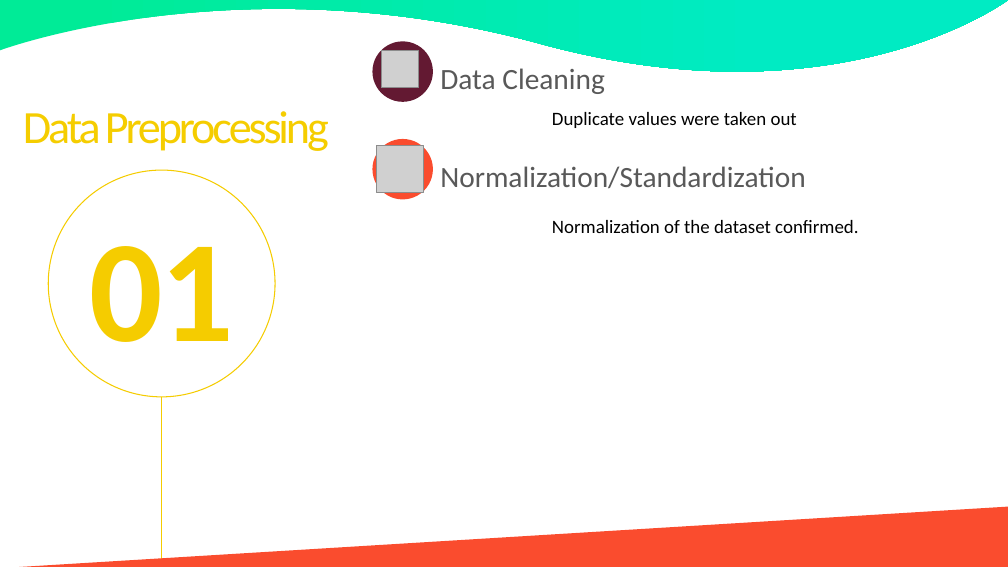
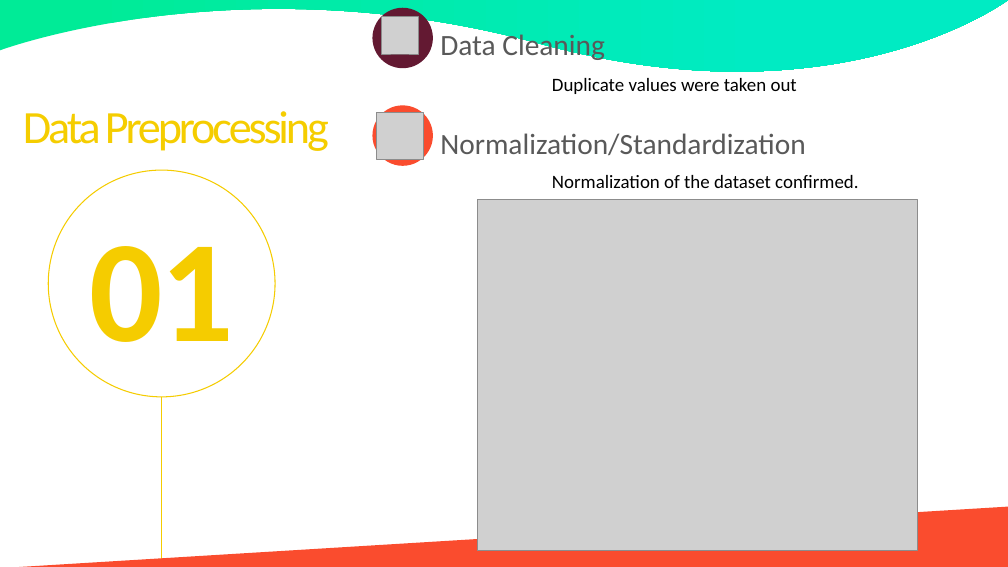
Before and after one commit to fbrowther/Detecting-Fraudulent-Credit-Card-Transactions-Using-Machine-Learning, a slide deck: slide 4 of CreditCardTransactions-Project4Group4.pptx. Drawn at 1008x567 pixels with LibreOffice and Linux fonts; fonts in the diff are those of the drawing; grey boxes stand for pictures. Boxes give left, top, right and bottom in pixels: in the first picture for what was removed or moved away, otherwise in the second. Text is boxed around its words. In the diff, an @@ line names an element or a change of style, - is before the commit and + after.

Commit message:
ppt and images

```diff
--- a/CreditCardTransactions-Project4Group4.pptx
+++ b/CreditCardTransactions-Project4Group4.pptx
@@ 3 texts, 2 pictures, 2 ellipses: place and size @@
-3 texts, 2 pictures, 2 ellipses at box(373, 42, 805, 200)
+3 texts, 2 pictures, 2 ellipses at box(373, 8, 805, 166)
@@ text "Normalization of the dataset confirmed.": place and size @@
-text "Normalization of the dataset confirmed." at box(552, 220, 858, 233)
+text "Normalization of the dataset confirmed." at box(552, 175, 858, 188)
@@ picture added at box(477, 200, 917, 551) @@
```
Also in this commit, not shown: 1 other slide changed, 19 slides added, 39 other files.
